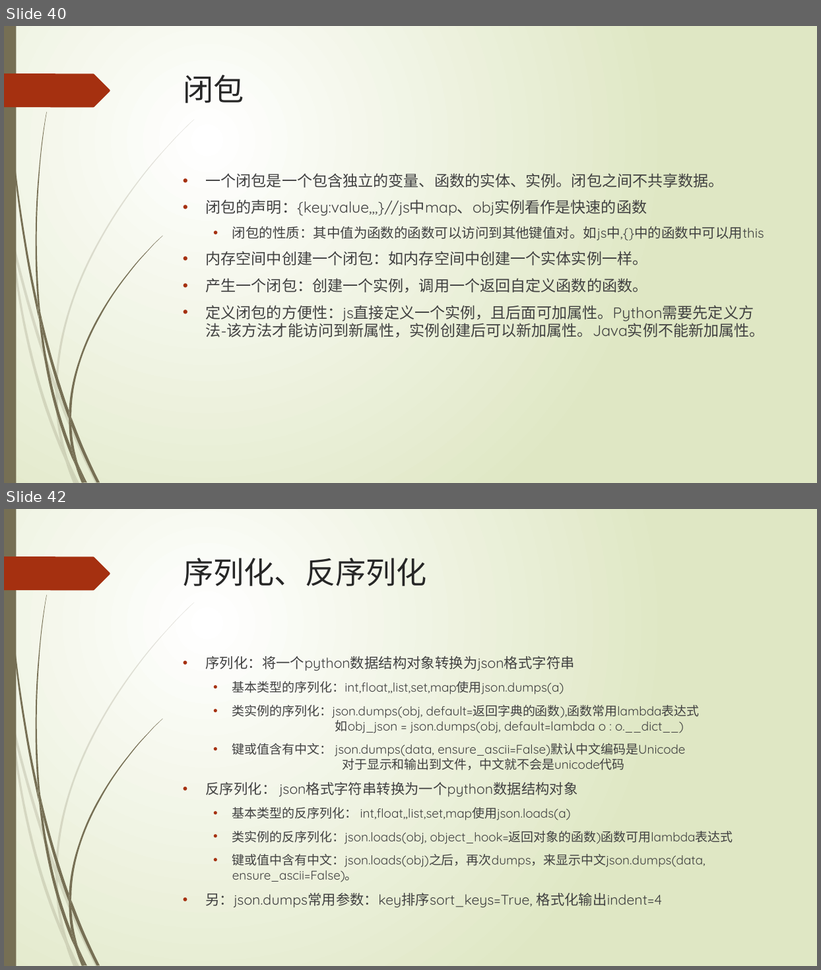
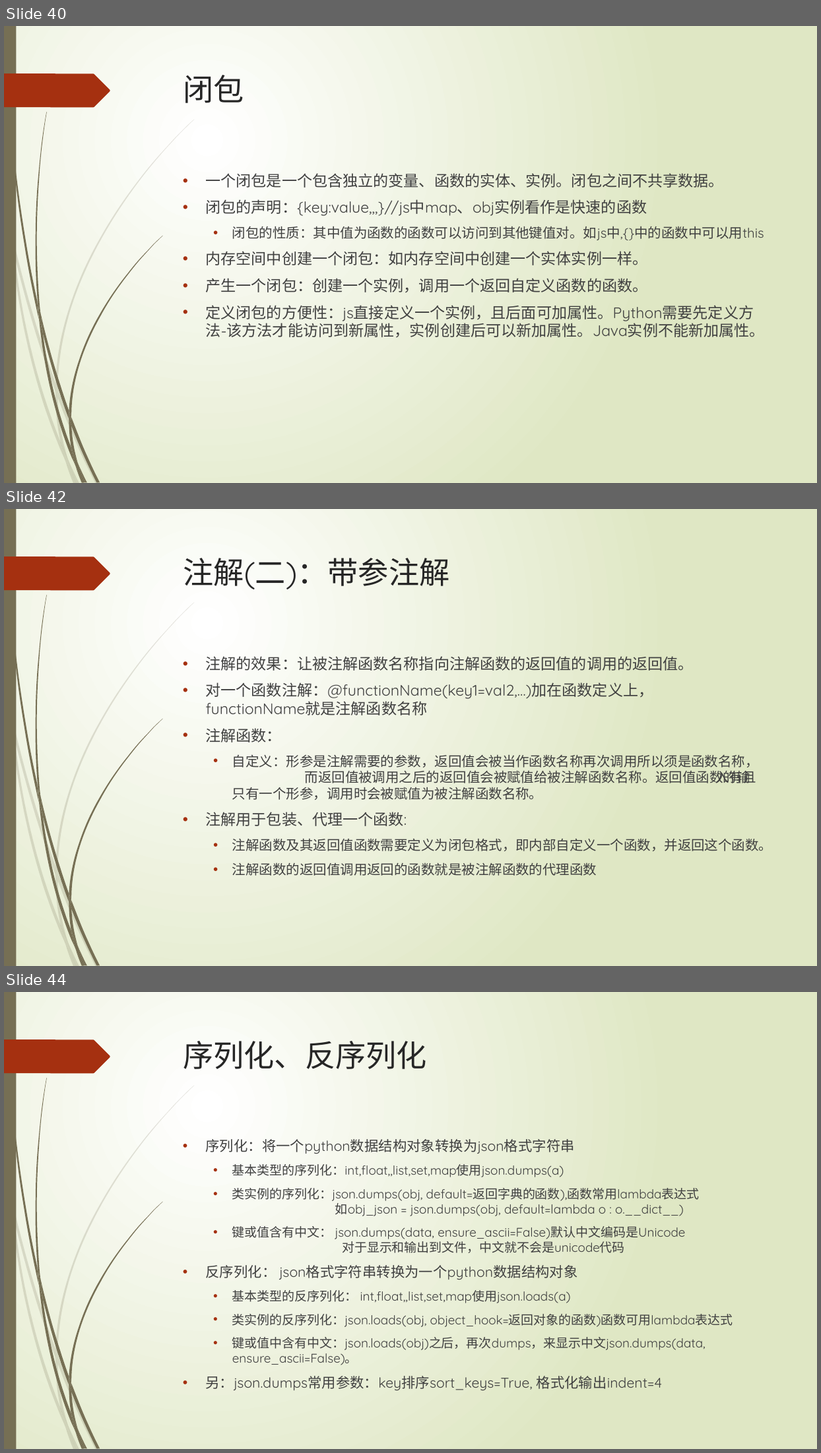
Before and after one commit to lspgithublxh/document, a slide deck: 编程语言/python/Python基础入门知识分享.pptx. Shown one above the other, each under a label of ours: slides 40 and 42 before the commit, slides 40, 42 and 44 after it; the slides between them are not shown. The pictures are 821x970 and 821x1453 pixels, drawn with LibreOffice and Linux fonts; fonts in the diff are those of the drawing. Boxes give left, top, right and bottom in pixels: in the first picture for what was removed or moved away, otherwise in the second. Text is boxed around its words. In the diff, an @@ line names an element or a change of style, - is before the commit and + after.

Commit message:
update, 闭包全解

```diff
--- a/编程语言/python/Python基础入门知识分享.pptx
+++ b/编程语言/python/Python基础入门知识分享.pptx
@@ slide 42 added at box(4, 509, 817, 966), background gradient #FFFFFF to #DFE8C4; not listed: 24 template elements that a slide beside it also shows @@
@@ title added at box(183, 558, 450, 590), 36 pt, text #262626 @@
+注解(二)：带参注解
@@ text added at box(206, 654, 772, 876), 16 pt, text #404040 @@
+• 注解的效果：让被注解函数名称指向注解函数的返回值的调用的返回值。
+• 对一个函数注解：@functionName(key1=val2,…)加在函数定义上， functionName就是注解函数名称
+• 注解函数：
+  • 自定义：形参是注解需要的参数，返回值会被当作函数名称再次调用所以须是函数名称，
+    而返回值被调用之后的返回值会被赋值给被注解函数名称。返回值函数的输 入有且只有一个形参，调用时会被赋值为被注解函数名称。
+• 注解用于包装、代理一个函数:
+  • 注解函数及其返回值函数需要定义为闭包格式，即内部自定义一个函数，并返回这个函数。
+  • 注解函数的返回值调用返回的函数就是被注解函数的代理函数
@@ what was slide 42 is now slide 44 @@
```
Also in this commit, not shown: 3 slides changed, 1 other slide added.
